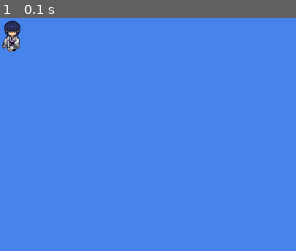
Above: before the commit, frame 1.
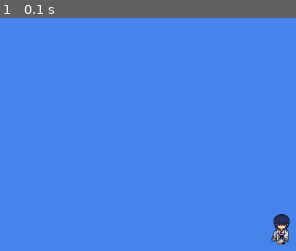
Above: after the commit, the same moment.

Repository: akeyi2018/py-game
Game: pygame game, started from code/main.py
The game is run twice, just before and just after one commit, with the same random seed, the same clock (stepped at 60 frames per second) and the same inputs.
Inputs:
- Up to frame 1 (0.1 s): no input

The runs differ from the first frame. In frame 1, 1.3% of the frame differs, in the area x 0-98%, y 0-98%.

Commit message:
キャラクターを動かすロジックを追加

Diff:
--- a/code/main.py
+++ b/code/main.py
@@ -31,7 +31,6 @@
         # self.all_sprites.add(self.player.surf)
 
 
-
     def run(self):
 
         # ゲーム速度
@@ -44,15 +43,15 @@
                     self.running = False
 
 
+            # update
+            # キャラクター移動更新
+            self.player.update(dt)
 
             # draw
             self.main_screen.fill(BLUE)
 
             # メイン画面にキャラクターを追加描画する
-            self.main_screen.blit(self.player.surf)
-
-            # update
-            self.player.update(dt)
+            self.main_screen.blit(self.player.surf, self.player.rect)
 
 
             pg.display.update()
--- a/code/player.py
+++ b/code/player.py
@@ -14,13 +14,13 @@
         # self.state, self.frame_index = 'up', 0
         self.image = pg.image.load(join('../img', 'player', 'down', '0.png')).convert_alpha()
         self.surf = self.image
-        # self.rect = self.image.get_frect(center = pos)
+        self.rect = self.image.get_frect(center = pos)
 
         # self.hitbox_rect = self.rect.inflate(-30,-30)
 
         # # movement
-        # self.direction = pg.Vector2(0,0)
-        # self.speed = 15
+        self.direction = pg.Vector2(0,0)
+        self.speed = 15
         # self.collision_sprites = collision_sprites
 
     def load_images(self):
@@ -41,15 +41,36 @@
         self.direction.y = int(keys[pg.K_DOWN]) - int(keys[pg.K_UP])
 
         self.direction = self.direction.normalize() if self.direction else self.direction
+    #     print(f'x:{self.direction.x}')
+
+    # def input(self):
+    #     keys = pg.key.get_pressed()
+
+    #     # キーが押された場合のみ方向を更新
+    #     if keys[pg.K_RIGHT]:
+    #         self.direction.x = 1
+    #     elif keys[pg.K_LEFT]:
+    #         self.direction.x = -1
+    #     else:
+    #         self.direction.x = 0
+
+    #     if keys[pg.K_DOWN]:
+    #         self.direction.y = 1
+    #     elif keys[pg.K_UP]:
+    #         self.direction.y = -1
+    #     else:
+    #         self.direction.y = 0
+
+    #     # 正規化（斜め移動時の速度調整）
+    #     if self.direction.magnitude() > 0:
+    #         self.direction = self.direction.normalize()
+
+
 
     def move(self, dt):
         # directionに基づいて移動
-        self.hitbox_rect.x += self.direction.x * self.speed * dt
-        # self.collision('horizontal')
-        self.hitbox_rect.y += self.direction.y * self.speed * dt
-        # self.collision('vertical')
-        # hitboxで衝突を検知し、座標を戻す
-        self.rect.center = self.hitbox_rect.center
+        self.rect.x += self.direction.x * self.speed * dt
+        self.rect.y += self.direction.y * self.speed * dt
 
     def collision(self,direction):
         for sprite in self.collision_sprites:
@@ -74,7 +95,6 @@
         self.image = self.frames[self.state][int(self.frame_index) % len(self.frames[self.state])]
 
     def update(self, dt):
-        pass
-        # self.input()
-        # self.move(dt)
+        self.input()
+        self.move(dt)
         # self.animate(dt)
